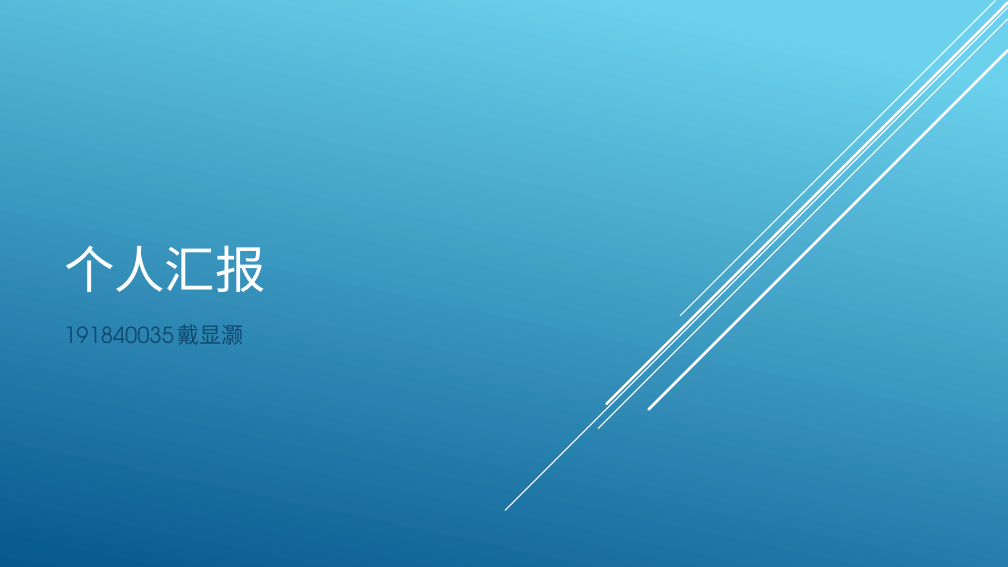
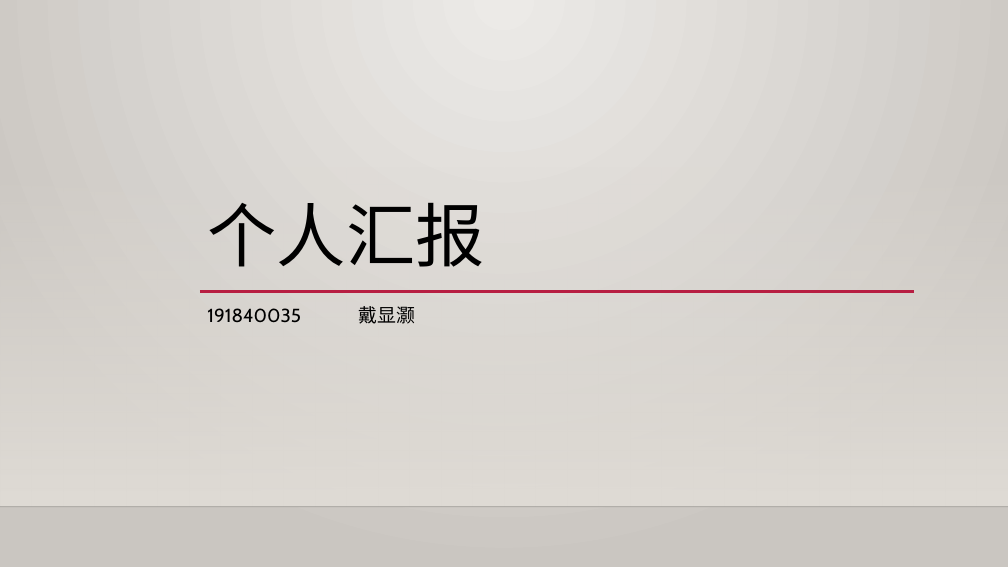
Before and after one commit to SEC0mprehensiveExper1ments/d0cumEnts, a slide deck: slide 1 of 项目展示幻灯片/个人汇报 戴显灏.pptx. Drawn at 1008x567 pixels with LibreOffice and Linux fonts; fonts in the diff are those of the drawing; background and template pictures are left out. Boxes give left, top, right and bottom in pixels: in the first picture for what was removed or moved away, otherwise in the second. Text is boxed around its words. In the diff, an @@ line names an element or a change of style, - is before the commit and + after.

```diff
--- a/项目展示幻灯片/个人汇报 戴显灏.pptx
+++ b/项目展示幻灯片/个人汇报 戴显灏.pptx
@@ background gradient #6ED2EB to #06588E to gradient #ECEAE7 to #CAC7C1 @@
@@ line removed from (1008, 8) to (505, 510) @@
@@ line removed from (1008, 19) to (598, 429) @@
@@ line removed from (1008, 3) to (606, 404) @@
@@ line removed from (995, 1) to (681, 316) @@
@@ line removed from (1008, 51) to (649, 410) @@
@@ title "个人汇报": place and size @@
-title "个人汇报" at <box>64,245,266,292</box>
+title "个人汇报" at <box>207,203,484,267</box>
@@ title "个人汇报" at <box>207,203,484,267</box>: size 48 to 66 pt, font TeX Gyre Adventor to Cabin, text colour #FFFFFF to #000000; line spacing 1 to 0.9 @@
@@ rectangle added at <box>0,167,1008,507</box>, fill gradient #DFDBD5 @@
@@ subtitle "191840035 戴显灏": place and size @@
-subtitle "191840035 戴显灏" at <box>64,325,244,345</box>
+subtitle "191840035 戴显灏" at <box>207,306,416,324</box>
@@ subtitle "191840035 戴显灏" at <box>207,306,416,324</box>: size 21 to 18 pt, font TeX Gyre Adventor to Cabin, text colour #0F496F to #000000; line spacing 1 to 1.2 @@
@@ line added from (200, 292) to (914, 292), #B71E42 2.5 pt @@
@@ line added from (0, 507) to (1008, 507), #000001 1 pt @@
```
Also in this commit, not shown: 5 other slides changed, 1 other file.
